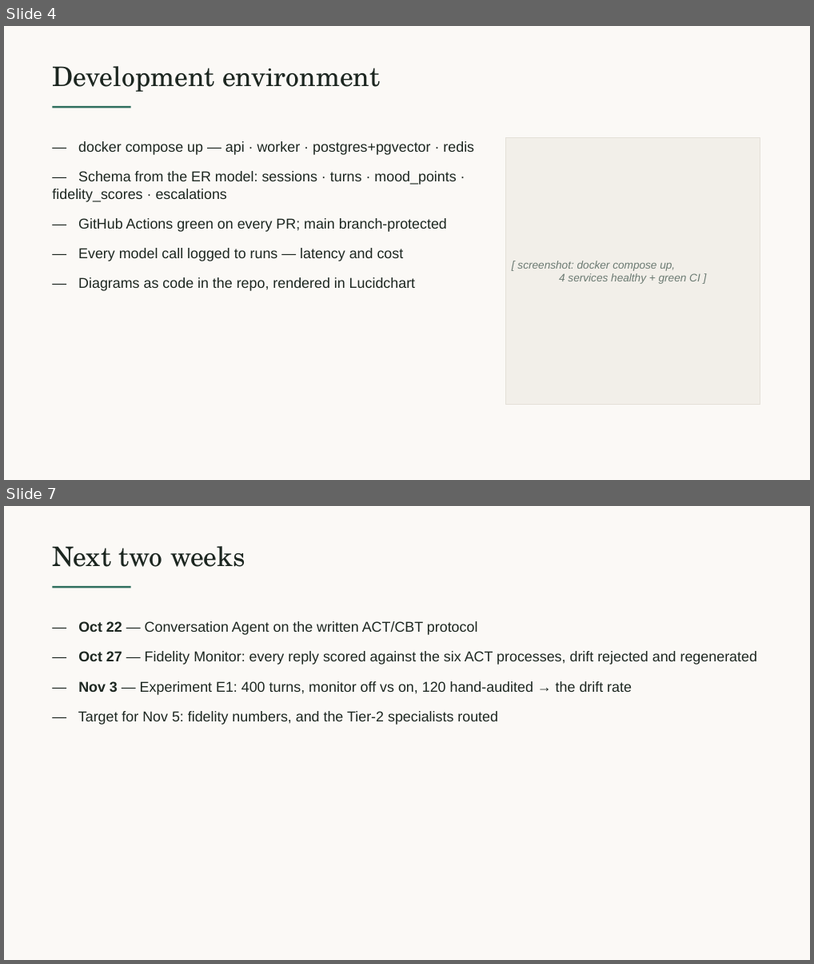
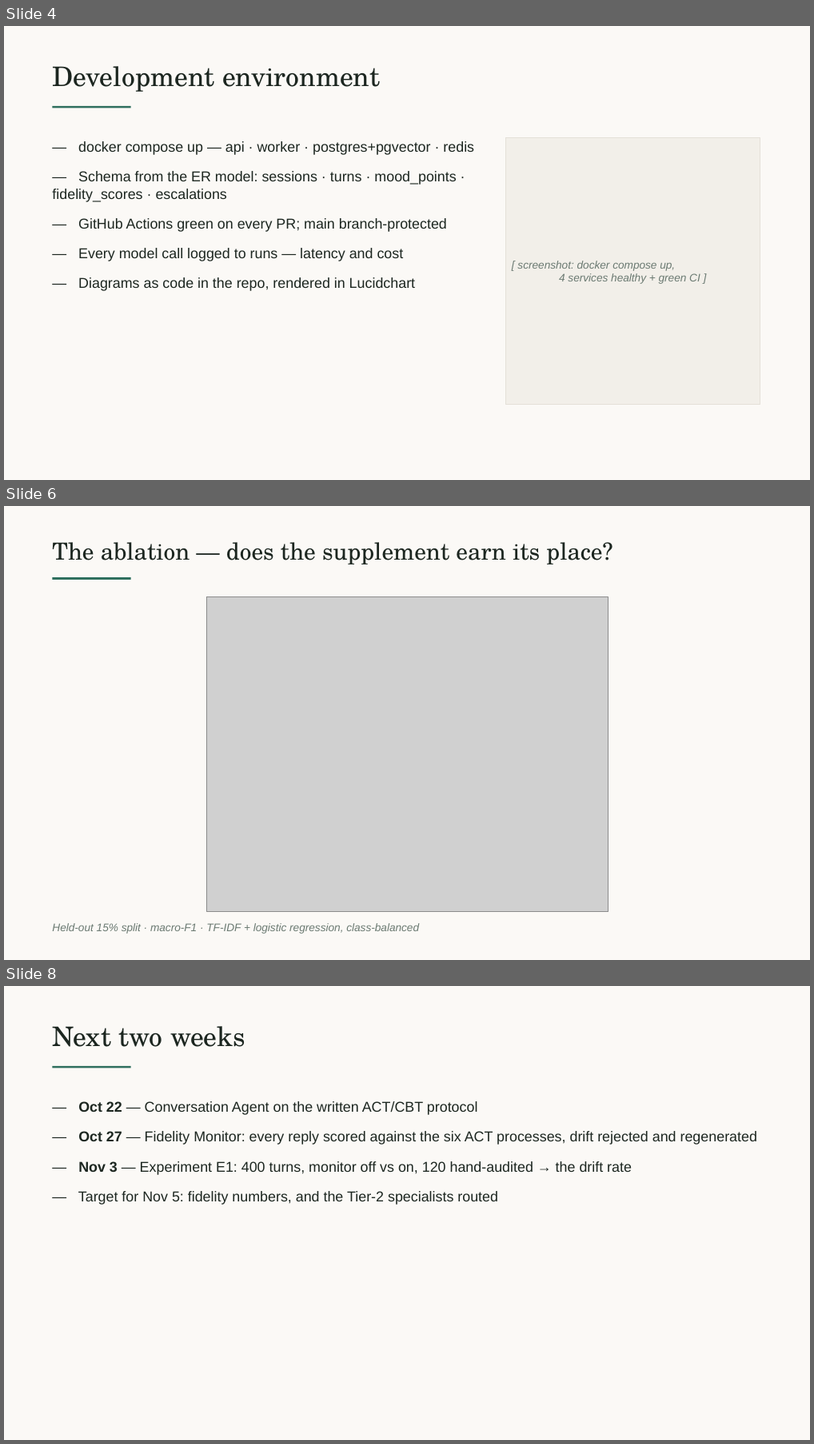
Before and after one commit to Chinonsocheq21/Zenai, a slide deck: presentations/ZenAI-Midterm-Oct15.pptx. Shown one above the other, each under a label of ours: slides 4 and 7 before the commit, slides 4, 6 and 8 after it; the slides between them are not shown. The pictures are 814x964 and 814x1444 pixels, drawn with LibreOffice and Linux fonts; fonts in the diff are those of the drawing; grey boxes stand for pictures. Boxes give left, top, right and bottom in pixels: in the first picture for what was removed or moved away, otherwise in the second. Text is boxed around its words. In the diff, an @@ line names an element or a change of style, - is before the commit and + after.

```diff
--- a/presentations/ZenAI-Midterm-Oct15.pptx
+++ b/presentations/ZenAI-Midterm-Oct15.pptx
@@ slide 6 added at (x1=4, y1=506, x2=810, y2=960), background #FBF9F6 @@
@@ text added at (x1=52, y1=542, x2=613, y2=564), 28 pt, text #1C2620 @@
+The ablation — does the supplement earn its place?
@@ rectangle added at (x1=52, y1=577, x2=131, y2=580), fill #2F6F5E @@
@@ picture added at (x1=206, y1=596, x2=608, y2=912) @@
@@ text added at (x1=52, y1=923, x2=419, y2=933), 13 pt, text #6B7A72, italic @@
+Held-out 15% split · macro-F1 · TF-IDF + logistic regression, class-balanced
@@ what was slide 7 is now slide 8 @@
```
Also in this commit, not shown: 2 slides changed, 11 other files.
